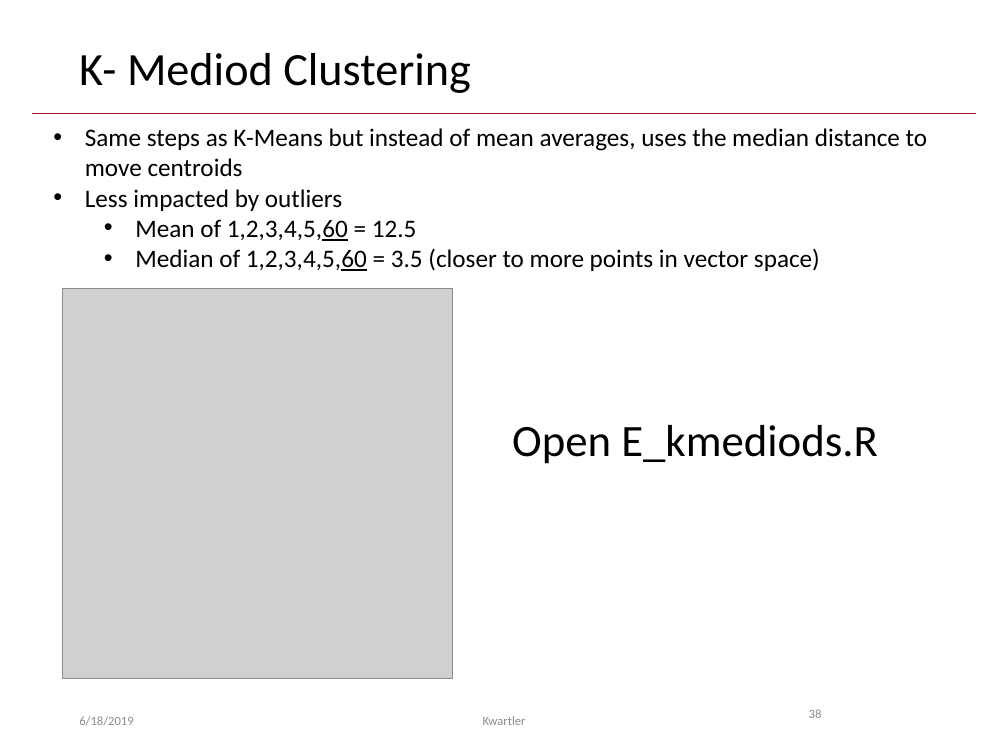
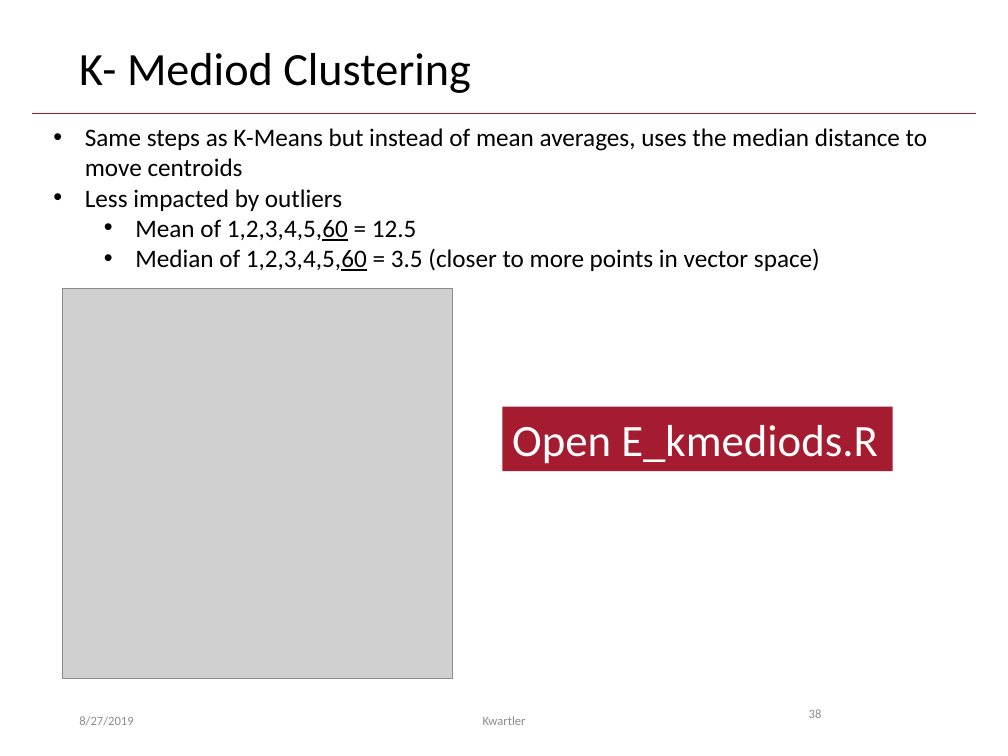
Before and after one commit to kwartler/GSERM_TextMining, a slide deck: slide 38 of C_Wednesday/GSERM_Wedsnesday_UnsupervisedApproaches.pptx. Drawn at 1008x756 pixels with LibreOffice and Linux fonts; fonts in the diff are those of the drawing; grey boxes stand for pictures; background and template pictures are left out. Boxes give left, top, right and bottom in pixels: in the first picture for what was removed or moved away, otherwise in the second. Text is boxed around its words. In the diff, an @@ line names an element or a change of style, - is before the commit and + after.

```diff
--- a/C_Wednesday/GSERM_Wedsnesday_UnsupervisedApproaches.pptx
+++ b/C_Wednesday/GSERM_Wedsnesday_UnsupervisedApproaches.pptx
@@ rectangle "Open E_kmediods.R": place and size @@
-rectangle "Open E_kmediods.R" at (512, 425, 878, 464)
+rectangle "Open E_kmediods.R" at (502, 406, 892, 471)
@@ rectangle "Open E_kmediods.R" at (502, 406, 892, 471): text colour #000000 to #FFFFFF; fill none to #A51C30 @@
@@ text at (79, 716, 133, 726): text changed @@
-6/18/2019
+8/27/2019
```
Also in this commit, not shown: 45 other slides changed, 1 slide added.
